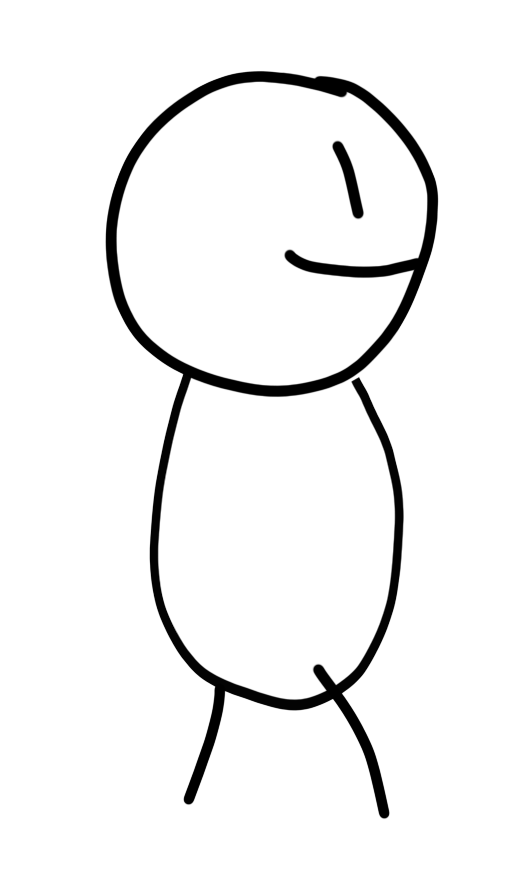
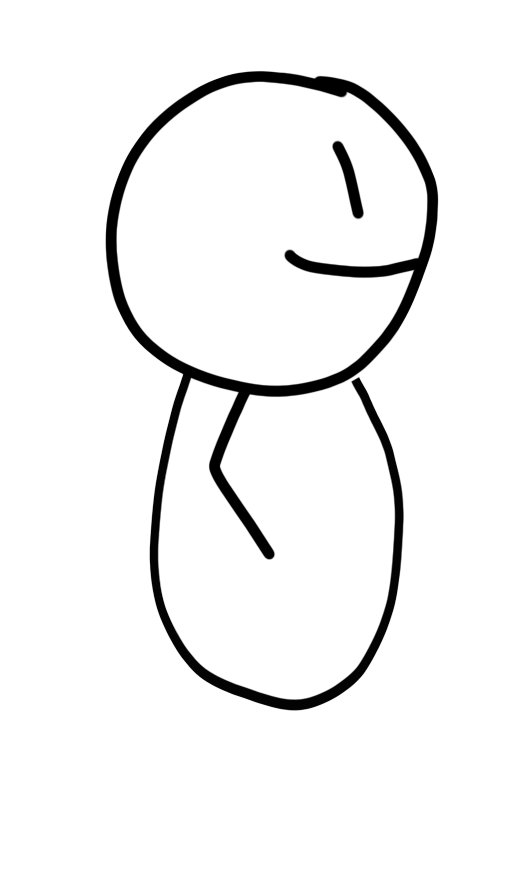
Layers edited between the first and the second 521px x 874px image:
added layer "Normal" (1st of 3, in "Arm") in group "Arm" over <box>208,391,276,561</box>
hid group "LegFront" (4 layers) over <box>183,391,390,820</box>
renamed "Normal" to "Sprained", hid it, painted on it over <box>183,663,390,820</box>
added group "Torso" with 15 layers over <box>208,391,355,712</box>
added group "Torso_Normal" with 2 layers in group "Torso" over <box>208,391,355,712</box>
added layer "TorsoFrame" (4th of 5, in "Torso" › "Torso_Normal") in group "Torso_Normal" over <box>208,391,355,712</box>
added layer "TorsoFill" (4th of 5, in "Torso" › "Torso_Normal") in group "Torso_Normal" over <box>208,391,351,705</box>
renamed "Torso_Normal" to "Torso_Fat", hid the group it (2 layers), moved it into group "Torso" over <box>208,391,355,712</box>
painted on "TorsoFrame" (5th of 5, in "Torso" › "Torso_Fat") over <box>312,663,353,709</box>